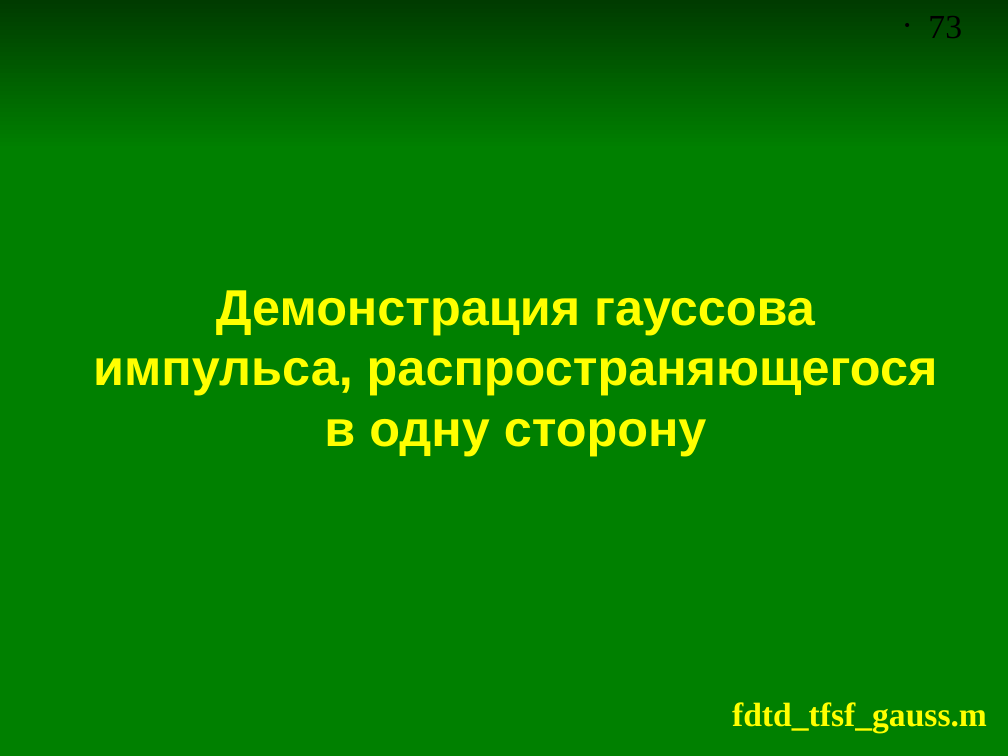
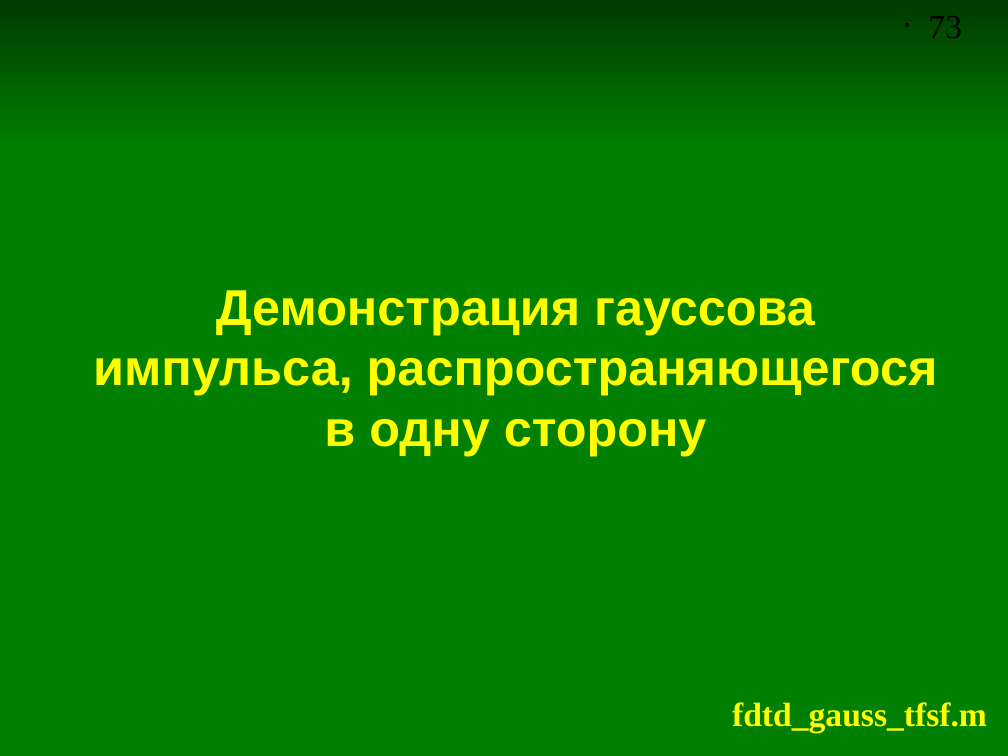
Before and after one commit to andris0147sv/modelling, a slide deck: slide 73 of presentations/2. FDTD.odp. Drawn at 1008x756 pixels with LibreOffice and Linux fonts; fonts in the diff are those of the drawing. Boxes give left, top, right and bottom in pixels: in the first picture for what was removed or moved away, otherwise in the second. Text is boxed around its words. In the diff, an @@ line names an element or a change of style, - is before the commit and + after.

```diff
--- a/presentations/2. FDTD.odp
+++ b/presentations/2. FDTD.odp
@@ text at [732,702,987,732]: text changed @@
-fdtd_tfsf_gauss.m
+fdtd_gauss_tfsf.m
```
Also in this commit, not shown: 6 other slides changed, 4 slides added, 5 other files.
